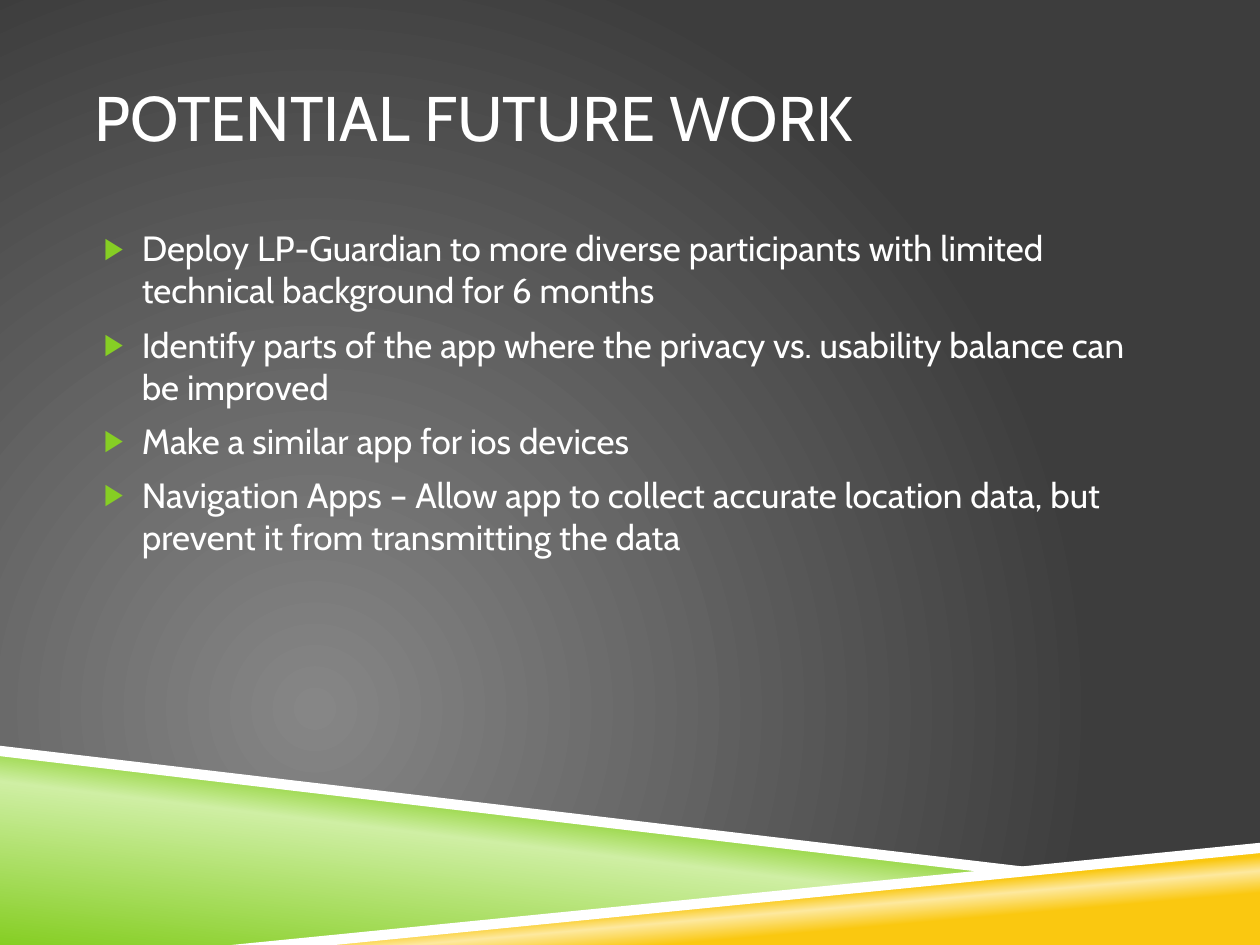
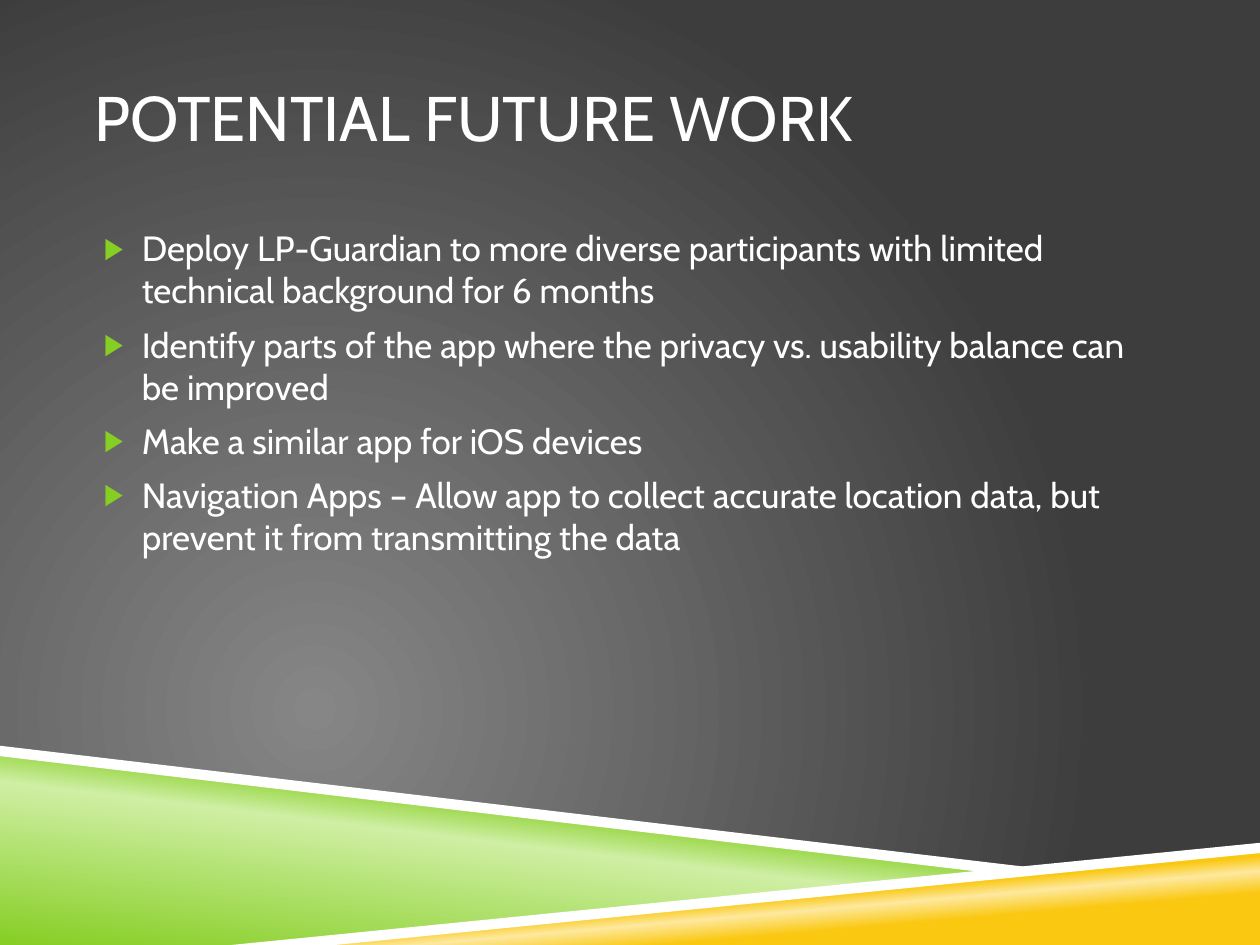
Before and after one commit to vfasburg/cse_825, a slide deck: slide 23 of PaperPresentation/Paper_Presentation_Fasburg_Reiff_Thomas.pptx. Drawn at 1260x945 pixels with LibreOffice and Linux fonts; fonts in the diff are those of the drawing; background and template pictures are left out. Boxes give left, top, right and bottom in pixels: in the first picture for what was removed or moved away, otherwise in the second. Text is boxed around its words. In the diff, an @@ line names an element or a change of style, - is before the commit and + after.

```diff
--- a/PaperPresentation/Paper_Presentation_Fasburg_Reiff_Thomas.pptx
+++ b/PaperPresentation/Paper_Presentation_Fasburg_Reiff_Thomas.pptx
@@ text at bbox=[142, 428, 642, 463]: text changed @@
-▶ Make a similar app for ios devices
+▶ Make a similar app for iOS devices
```
Also in this commit, not shown: 5 other slides changed.
